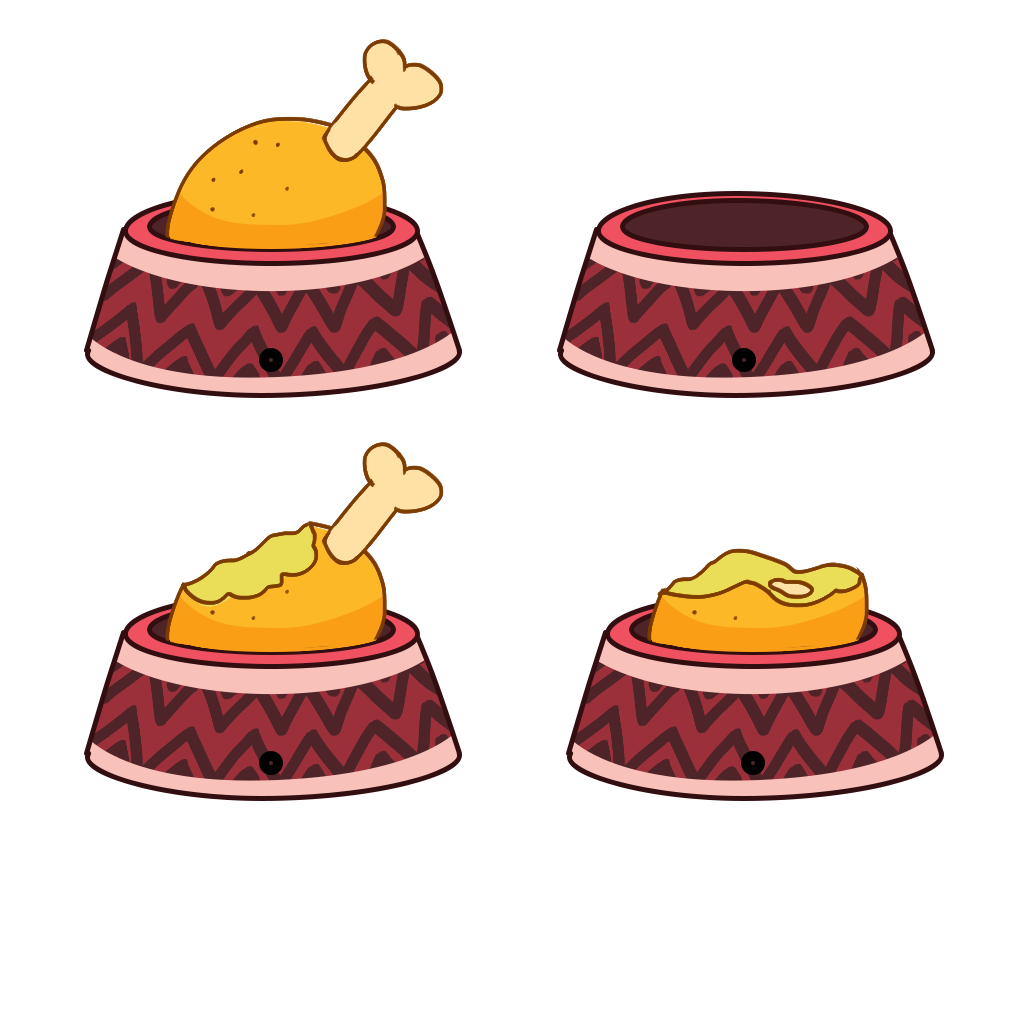
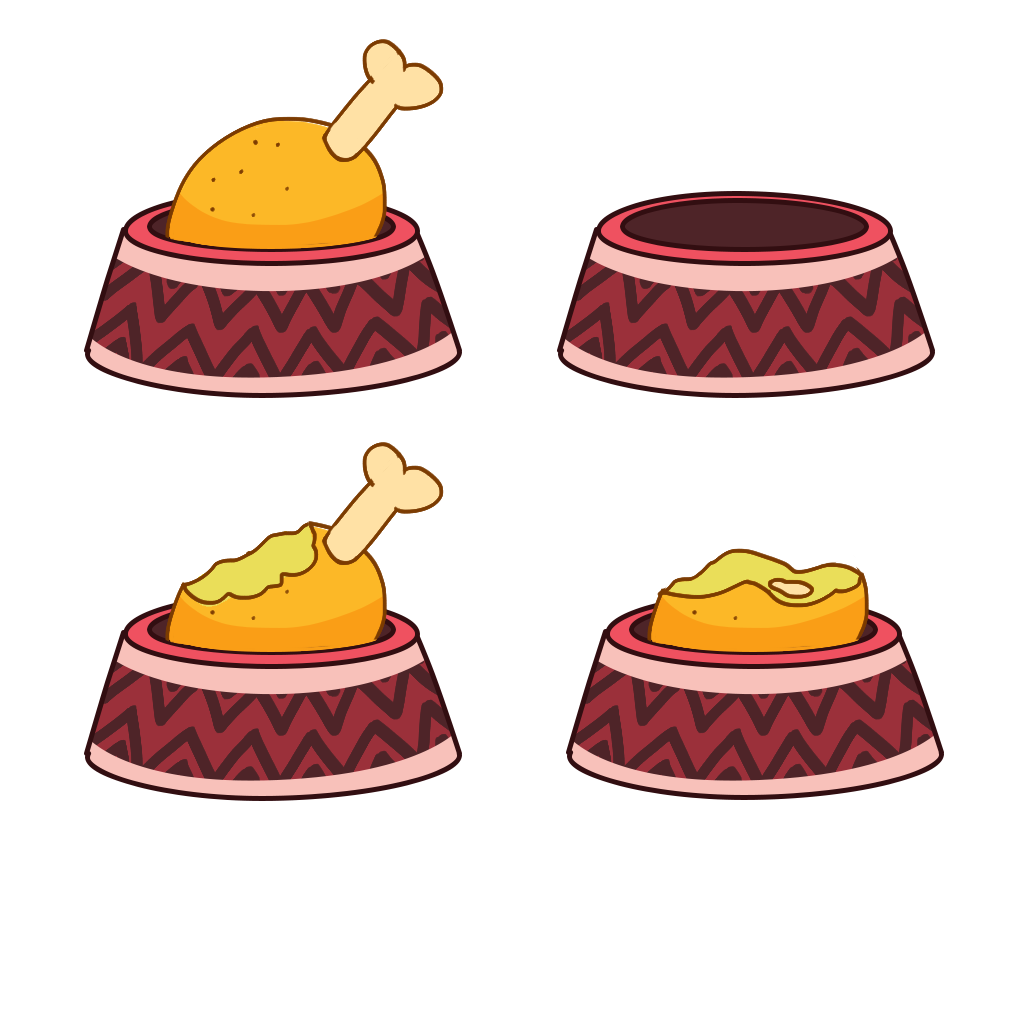
Revision of a layered 1024×1024 image; what changed, layer by layer:
hid "Ellipse 3" (1st of 4, in "bat an uong copy 2") over left=741, top=751, right=765, bottom=775
painted on "Ellipse 2" (1st of 4, in "bat an uong copy 2") over left=606, top=629, right=615, bottom=641
painted on "Shape 1" (1st of 4, in "bat an uong copy 2") over left=566, top=629, right=944, bottom=801
hid "Ellipse 3" (2nd of 4, in "bat an uong copy") over left=259, top=751, right=283, bottom=775
painted on "Shape 1" (2nd of 4, in "bat an uong copy") over left=84, top=640, right=283, bottom=796
hid "Ellipse 3" (3rd of 4, in "bat an uong copy 3") over left=732, top=348, right=756, bottom=372
painted on "Shape 1" (3rd of 4, in "bat an uong copy 3") over left=557, top=237, right=930, bottom=393
hid "Ellipse 3" (4th of 4, in "bat an uong") over left=259, top=348, right=283, bottom=372
painted on "Shape 1" (4th of 4, in "bat an uong") over left=84, top=237, right=417, bottom=393
